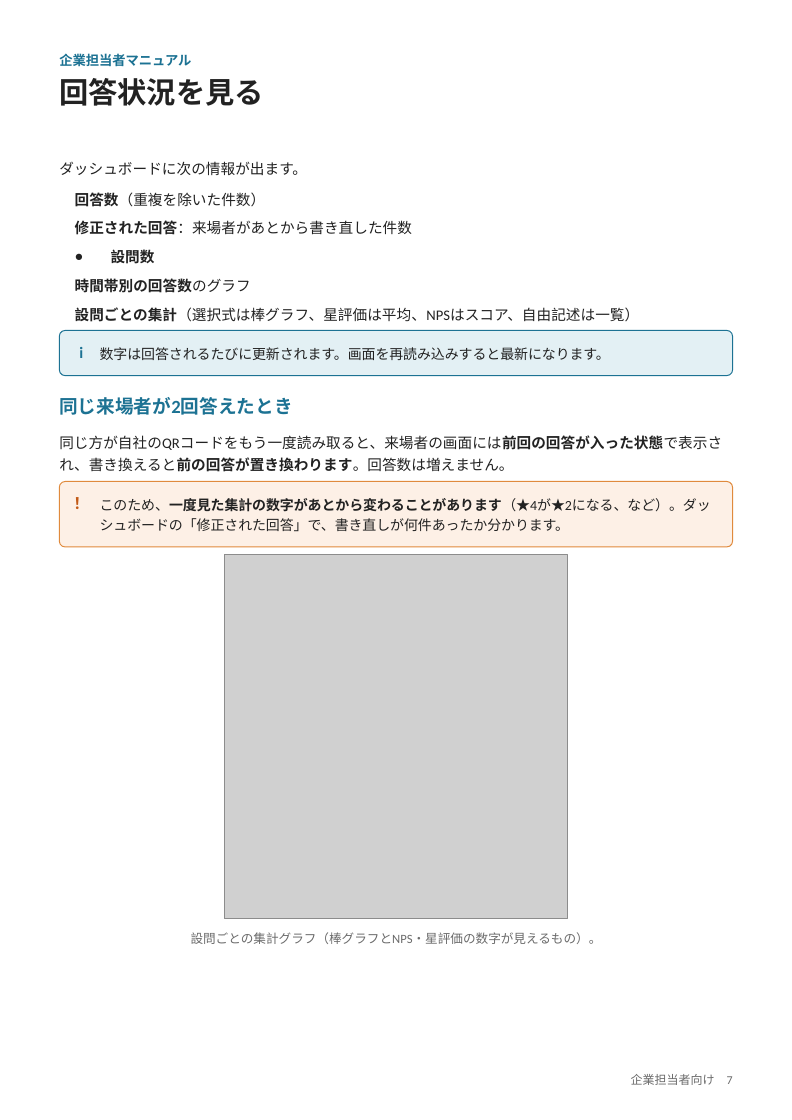
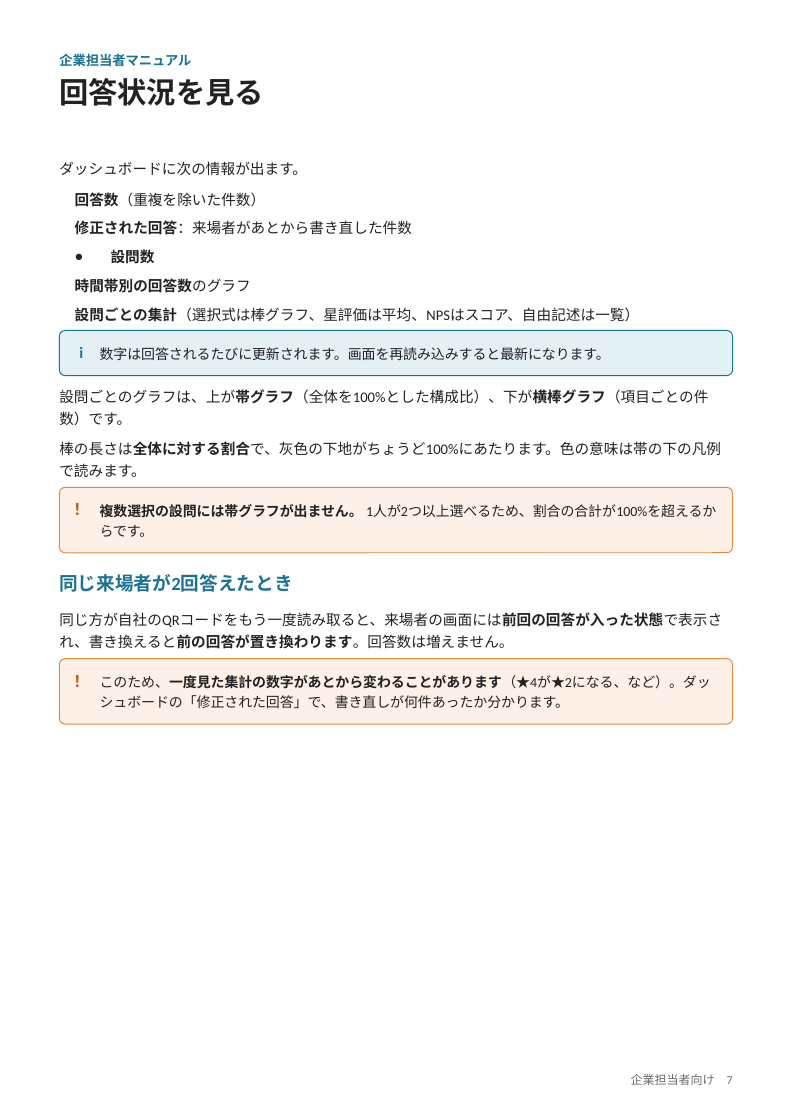
Before and after one commit to nisplus/enque, a slide deck: slide 7 of docs/manual-company.pptx. Drawn at 792x1120 pixels with LibreOffice and Linux fonts; fonts in the diff are those of the drawing; grey boxes stand for pictures. Boxes give left, top, right and bottom in pixels: in the first picture for what was removed or moved away, otherwise in the second. Text is boxed around its words. In the diff, an @@ line names an element or a change of style, - is before the commit and + after.

```diff
--- a/docs/manual-company.pptx
+++ b/docs/manual-company.pptx
@@ text added at box(59, 389, 708, 425), 11 pt, text #222222 @@
+設問ごとのグラフは、上が帯グラフ（全体を100%とした構成比）、下が横棒グラフ（項目ごとの件数）です。
@@ text added at box(59, 441, 721, 477), 11 pt, text #222222 @@
+棒の長さは全体に対する割合で、灰色の下地がちょうど100%にあたります。色の意味は帯の下の凡例で読みます。
@@ rounded rectangle: place and size @@
-rounded rectangle at box(59, 482, 733, 547)
+rounded rectangle at box(59, 487, 733, 553)
@@ text "！": place and size @@
-text "！" at box(69, 491, 94, 516)
+text "！" at box(69, 497, 94, 522)
@@ text added at box(100, 504, 716, 537), 10.5 pt, text #222222 @@
+複数選択の設問には帯グラフが出ません。 1人が2つ以上選べるため、割合の合計が100%を超えるからです。
@@ picture removed at box(224, 554, 568, 918) @@
@@ 3 texts: place and size @@
-3 texts at box(59, 397, 722, 532)
+3 texts at box(59, 574, 722, 709)
@@ rounded rectangle added at box(59, 658, 733, 723), fill #FDF0E6, outline #E08A3C 0.75 pt @@
@@ text added at box(69, 668, 94, 692), 12 pt, text #C25A17, bold @@
+！
@@ text removed at box(191, 932, 602, 944) @@
-設問ごとの集計グラフ（棒グラフとNPS・星評価の数字が見えるもの）。
```
Also in this commit, not shown: 3 other slides changed, 1 slide added, 20 other files.
